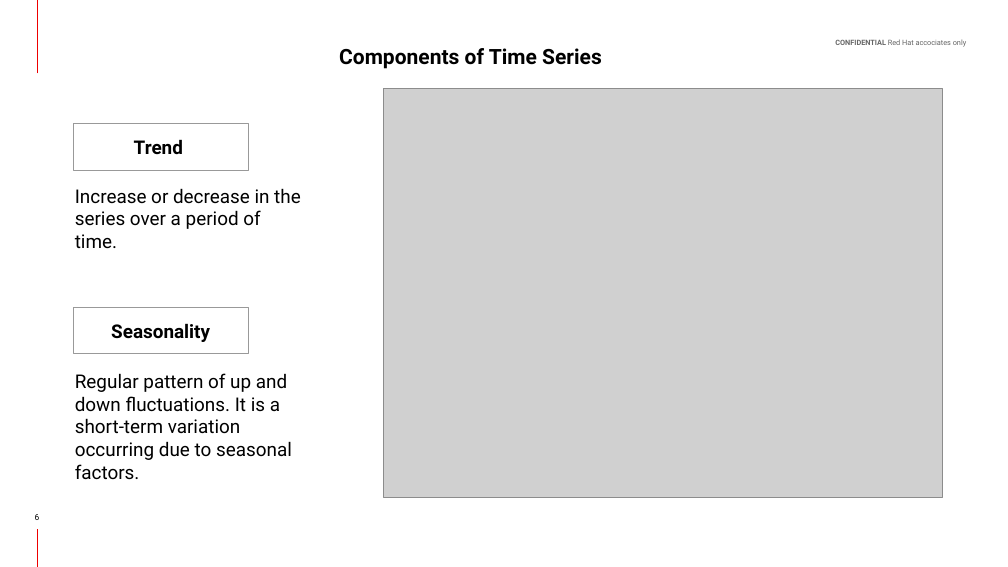
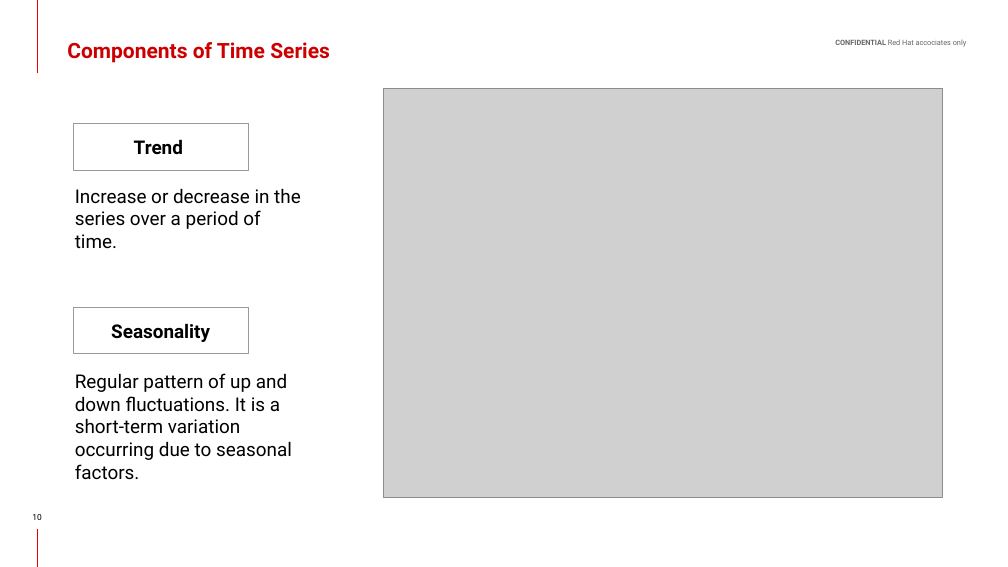
Before and after one commit to hemajv/prometheus-anomaly-detection-workshop, a slide deck: slide 10 of slides/source/I See Metrics_ Anomaly Detection on OpenShift.pptx (slide 6 before the commit). Drawn at 1008x567 pixels with LibreOffice and Linux fonts; fonts in the diff are those of the drawing; grey boxes stand for pictures; background and template pictures are left out. Boxes give left, top, right and bottom in pixels: in the first picture for what was removed or moved away, otherwise in the second. Text is boxed around its words. In the diff, an @@ line names an element or a change of style, - is before the commit and + after.

```diff
--- a/slides/source/I See Metrics_ Anomaly Detection on OpenShift.pptx
+++ b/slides/source/I See Metrics_ Anomaly Detection on OpenShift.pptx
@@ title "Components of Time Series": place and size @@
-title "Components of Time Series" at <box>339,48,602,69</box>
+title "Components of Time Series" at <box>67,42,330,63</box>
@@ title "Components of Time Series" at <box>67,42,330,63</box>: text colour #000000 to #CC0000; alignment centre to left @@
@@ page number at <box>32,514,41,520</box>: text changed @@
-6
+10
```
Also in this commit, not shown: 5 other slides changed, 7 slides added, 3 slides removed, 1 other file.
